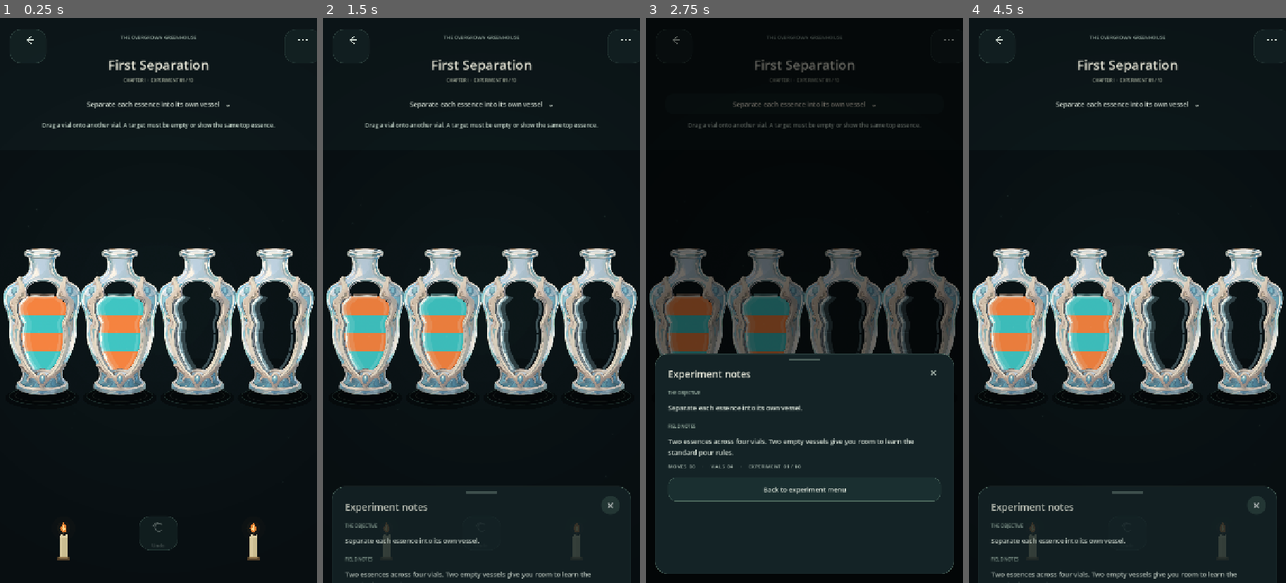
Above: before the commit, frames 1-4 (left to right).
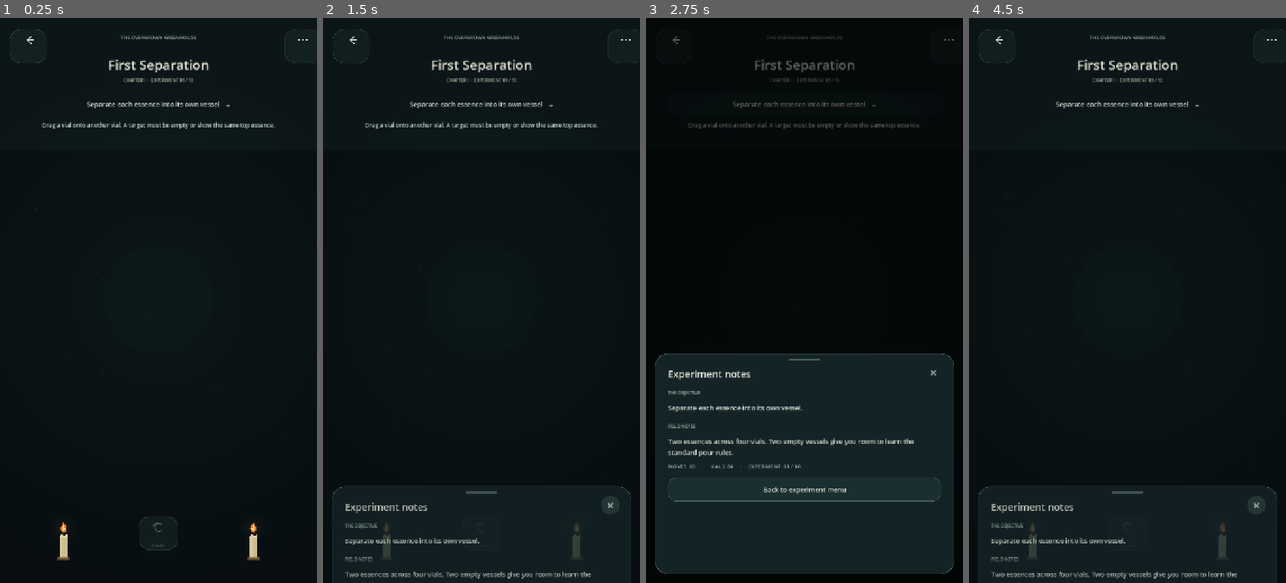
Above: after the commit, the same moments.

Repository: Kryodo/spell-sort-game
Game: Godot game, scene res://scenes/dark_sorting_slots_prototype.tscn
Two runs of this game, one before a commit and one after it. Both use one fixed random seed, a clock stepped at 60 frames per second and the inputs below. This scene is started directly instead of the project's main scene.
Inputs:
- Up to frame 1 (0.25 s): no input
- Up to frame 2 (1.5 s): click "Separate each essence into it…" at 0.5 s; click "×" at 1.25 s
- Up to frame 3 (2.75 s): click "Separate each essence into it…" at 2 s
- Up to frame 4 (4.5 s): click "×" at 2.75 s; click "Separate each essence into it…" at 3.5 s; click "×" at 4.25 s

The runs differ from the first frame. In frame 1, 15% of the frame differs, in the area x 1-100%, y 40-69%; in frame 2, 15%; in frame 3, 11%; in frame 4, 15%.
Error after the commit: Parse Error: Identifier "main_inset" not declared in the current scope. (res://scripts/asset_fantasy_alchemy_bottle.gd:639)

Commit message:
Extend fixed glass reflections to chamber top and soften meniscus

Diff:
--- a/scripts/asset_fantasy_alchemy_bottle.gd
+++ b/scripts/asset_fantasy_alchemy_bottle.gd
@@ -33,6 +33,7 @@
 var _mouth_width_ratio: float = 0.15
 # Static chamber highlight paths are built once per vial instance, not every draw.
 var _glass_layer_reflections: Array[Dictionary] = []
+var _glass_top_cap := PackedVector2Array()
 
 
 func _ready() -> void:
@@ -592,6 +593,7 @@
 
 func _build_static_reflection_geometry() -> void:
 	_glass_layer_reflections.clear()
+	_glass_top_cap.clear()
 	if _window_profile.size() < 8 or vial_art == null:
 		return
 
@@ -605,18 +607,21 @@
 		var halo_inset: float = rect.size.x * 0.030
 		var main_inset: float = rect.size.x * 0.016
 		var core_inset: float = rect.size.x * 0.006
+		var is_top_section: bool = layer_index == CAPACITY - 1
 
 		var left_halo := _chamber_edge_points(rect, true, section_top, section_bottom, halo_inset)
 		var left_main := _chamber_edge_points(rect, true, section_top, section_bottom, main_inset)
-		var left_core := _chamber_edge_points(rect, true, section_top, section_bottom, core_inset)
+		var core_start: float = section_top if is_top_section else lerpf(section_top, section_bottom, 0.14)
+		var left_core := _chamber_edge_points(rect, true, core_start, section_bottom, core_inset)
+		var bounce_start: float = section_top if is_top_section else section_top + 0.10 / float(CAPACITY)
 		var right_bounce := _chamber_edge_points(
 			rect,
 			false,
-			section_top + 0.10 / float(CAPACITY),
+			bounce_start,
 			section_bottom,
 			rect.size.x * 0.020
 		)
-		var glint_start: float = lerpf(section_top, section_bottom, 0.18)
+		var glint_start: float = section_top if is_top_section else lerpf(section_top, section_bottom, 0.18)
 		var glint_end: float = lerpf(section_top, section_bottom, 0.48)
 		var glint := _chamber_edge_points(rect, true, glint_start, glint_end, core_inset + 1.5)
 
@@ -627,6 +632,18 @@
 			"bounce": right_bounce,
 			"glint": glint
 		})
+
+	# Close the upper ends with a very fine curved reflection along the top
+	# chamber boundary. This remains present even when every section is empty.
+	var top_bounds: Vector2 = _window_bounds_at(_window_top_ratio)
+	var top_left_x: float = rect.position.x + rect.size.x * top_bounds.x + main_inset
+	var top_right_x: float = rect.position.x + rect.size.x * top_bounds.y - rect.size.x * 0.020
+	var top_y: float = rect.position.y + rect.size.y * _window_top_ratio
+	for index in range(25):
+		var t: float = float(index) / 24.0
+		var x: float = lerpf(top_left_x, top_right_x, t)
+		var y: float = top_y + sin(PI * t) * maxf(0.8, rect.size.y * 0.002)
+		_glass_top_cap.append(Vector2(x, y))
 
 
 func _draw_chamber_reflections(rect: Rect2) -> void:
@@ -652,6 +669,15 @@
 		draw_polyline(geometry["core"], Color(0.94, 0.98, 0.97, 0.78), maxf(1.0, rect.size.x * 0.010), true)
 		draw_polyline(geometry["bounce"], right_color, maxf(1.4, rect.size.x * 0.014), true)
 		draw_polyline(geometry["glint"], Color(0.98, 1.0, 0.96, 0.92), maxf(1.0, rect.size.x * 0.012), true)
+
+	# A fine curved cap joins the fixed side reflections at the chamber top,
+	# including on completely empty vessels.
+	var top_reflection_color := Color(0.66, 0.82, 0.86, 1.0)
+	if _visual_contents.size() >= CAPACITY:
+		var top_essence: String = String(_visual_contents[CAPACITY - 1])
+		top_reflection_color = _glass_reflection_color(_palette.get(top_essence, Color(0.45, 0.78, 0.75, 1.0)))
+	var cap_color := Color(top_reflection_color.r, top_reflection_color.g, top_reflection_color.b, 0.34)
+	draw_polyline(_glass_top_cap, cap_color, maxf(1.0, rect.size.x * 0.010), true)
 
 	# Only the meniscus follows the fill level; the glass strokes above never move.
 	_draw_liquid_surface_reflection(rect)
@@ -690,9 +716,11 @@
 		var right_x: float = rect.position.x + rect.size.x * bounds.y - rect.size.x * 0.025
 		surface_points.append(Vector2(lerpf(left_x, right_x, t), wave_y))
 
-	var surface_color: Color = _glass_reflection_color(_get_top_liquid_color())
-	draw_polyline(surface_points, Color(surface_color.r, surface_color.g, surface_color.b, 0.42), maxf(2.0, rect.size.x * 0.028), true)
-	draw_polyline(surface_points, Color(0.97, 1.0, 0.97, 0.84), maxf(1.0, rect.size.x * 0.010), true)
+	# One restrained reflection that borrows the active top essence hue.
+	# Avoid the separate white glow stroke, which reads like a hard divider.
+	var surface_color: Color = _get_top_liquid_color().lightened(0.16)
+	surface_color.a = 0.22
+	draw_polyline(surface_points, surface_color, maxf(1.0, rect.size.x * 0.012), true)
 
 
 func _chamber_edge_points(
